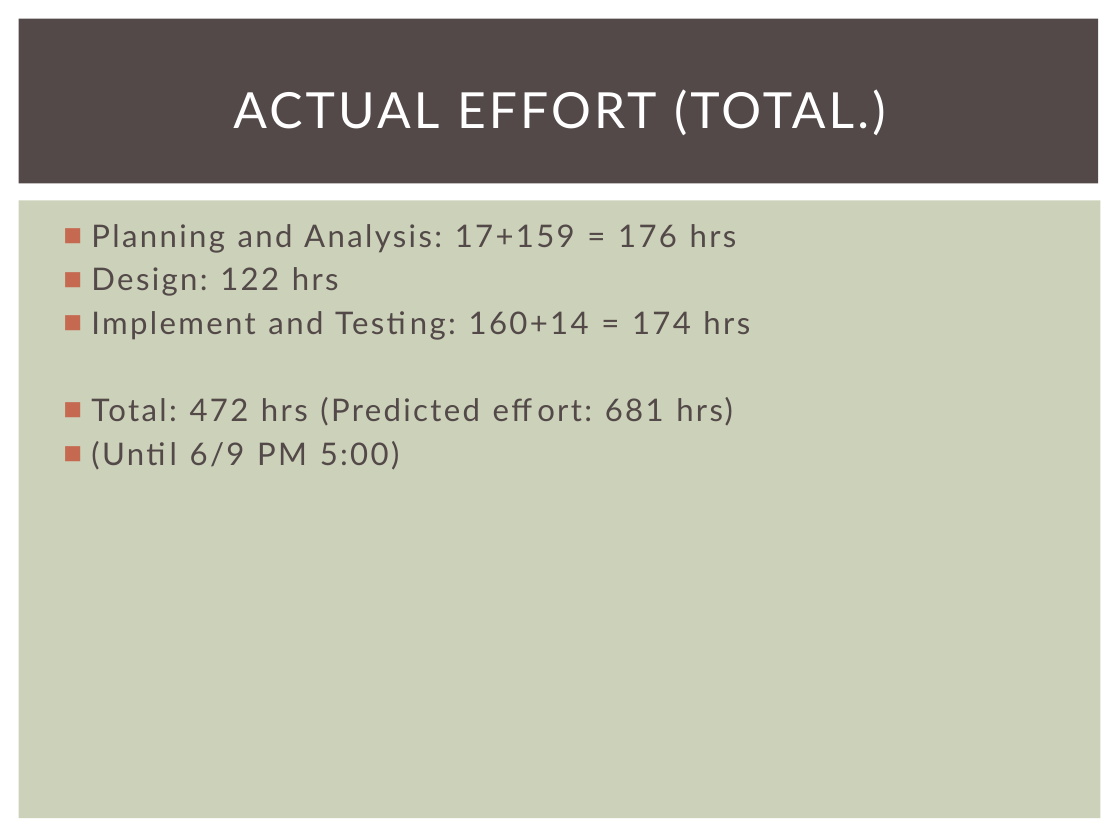
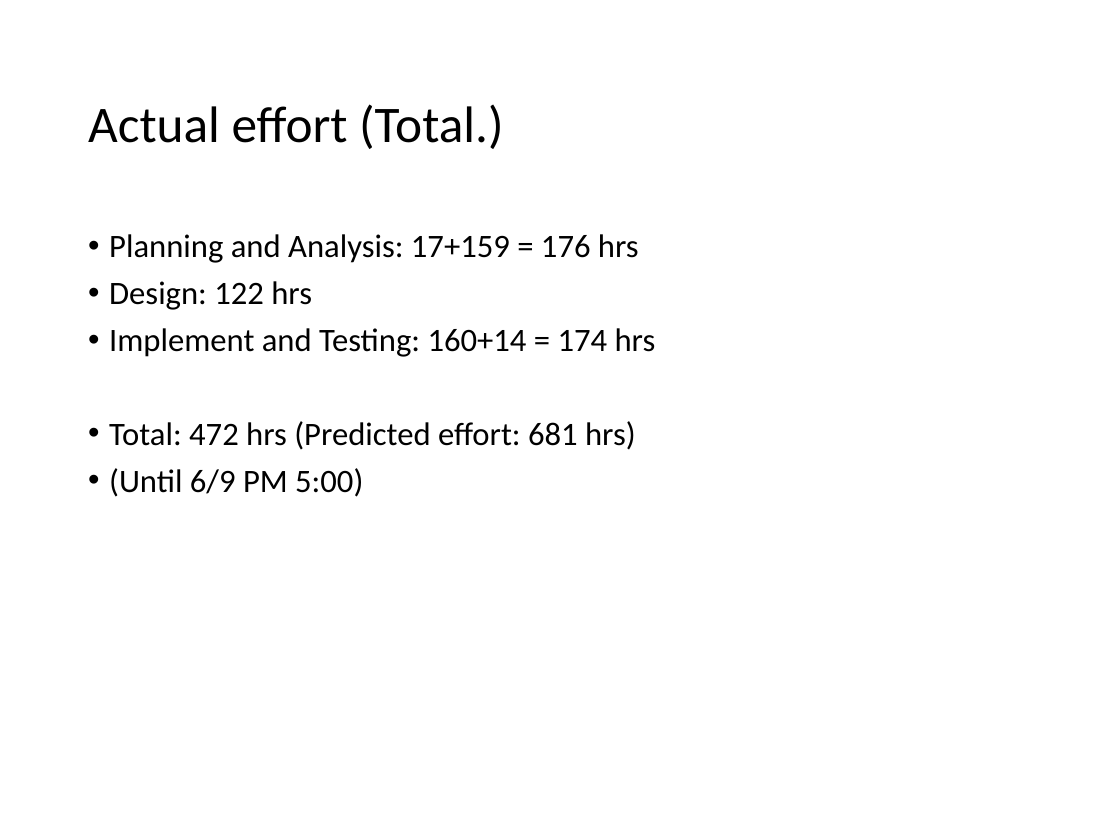
Before and after one commit to 2014-sed-team3/term-project, a slide deck: slide 45 of project/report/report.pptx (slide 41 before the commit). Drawn at 1120x840 pixels with LibreOffice and Linux fonts; fonts in the diff are those of the drawing. Boxes give left, top, right and bottom in pixels: in the first picture for what was removed or moved away, otherwise in the second. Text is boxed around its words. In the diff, an @@ line names an element or a change of style, - is before the commit and + after.

```diff
--- a/project/report/report.pptx
+++ b/project/report/report.pptx
@@ rectangle removed at [19,19,1099,184] @@
@@ title at [88,104,503,149]: text changed; size 32 to 33 pt; font Lato to Calibri; text colour #FFFFFF to #000000 @@
-ACTUAL EFFORT (TOTAL.)
+Actual effort (Total.)
@@ rectangle removed at [19,200,1101,819] @@
@@ text "Planning and Analysis: 17+159 = ...": place and size @@
-text "Planning and Analysis: 17+159 = ..." at [91,224,750,470]
+text "Planning and Analysis: 17+159 = ..." at [109,234,656,497]
@@ text "Planning and Analysis: 17+159 = ..." at [109,234,656,497]: size 20 to 21 pt, font Lato to Calibri, text colour #534949 to #000000, letter spacing 1.5 to 0 pt; bullet ■ to •; line spacing 1 to 0.9; more space between paragraphs @@
```
Also in this commit, not shown: 29 other slides changed, 17 slides added, 12 slides removed.
